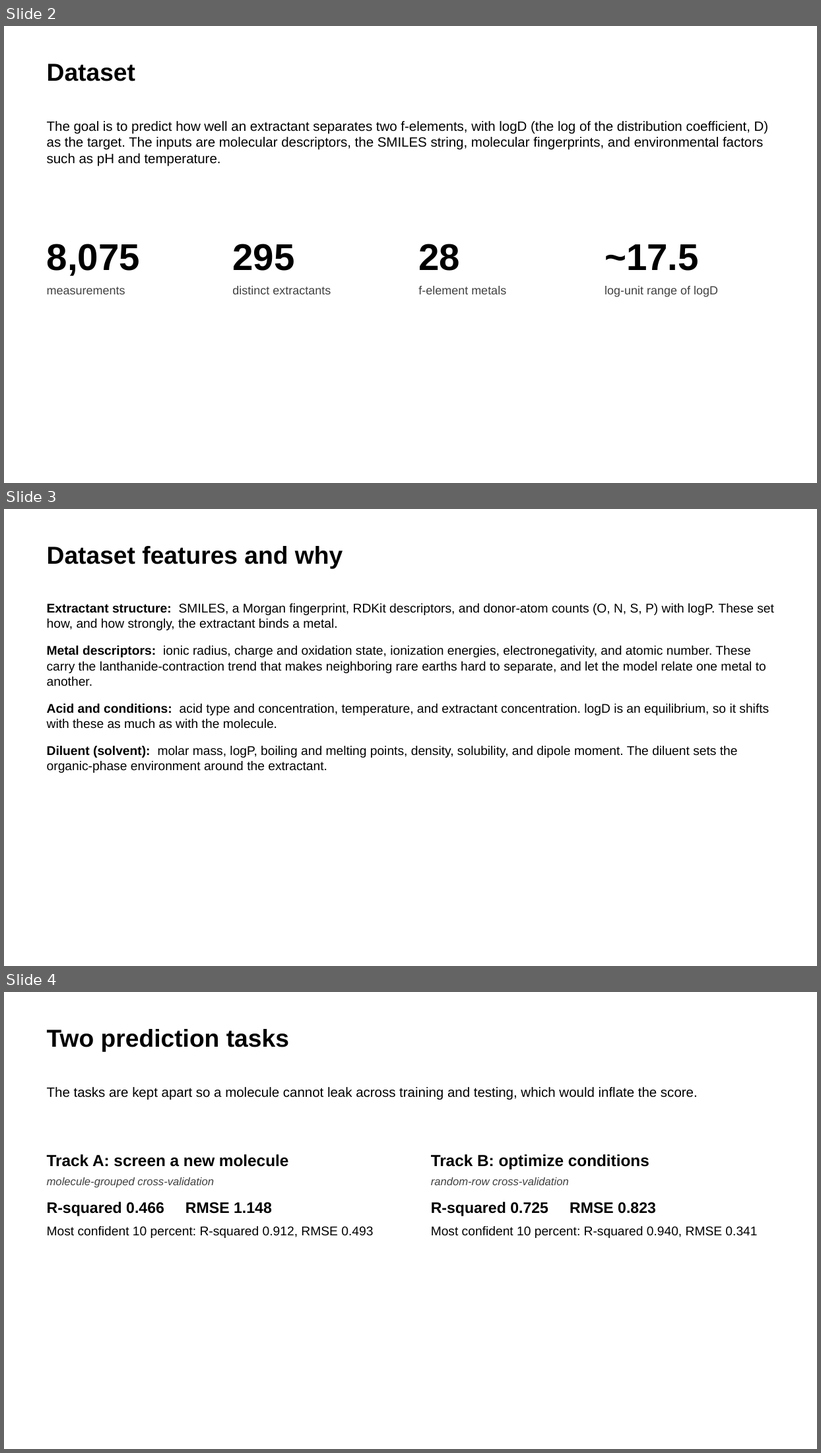
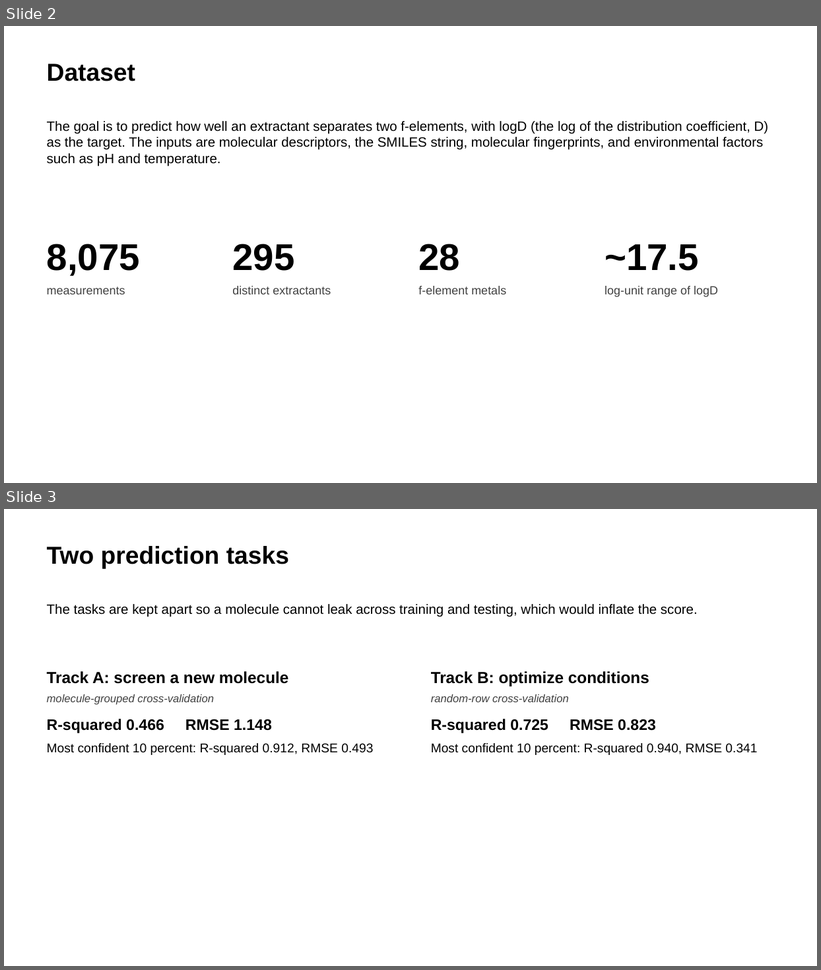
Before and after one commit to SkyEpstein/Machine-learning-to-separate-f-elements-2, a slide deck: docs/REE_Results_Slides_Final.pptx. Shown one above the other, each under a label of ours: slides 2, 3 and 4 before the commit, slides 2 and 3 after it. The pictures are 821x1453 and 821x970 pixels, drawn with LibreOffice and Linux fonts; fonts in the diff are those of the drawing. Boxes give left, top, right and bottom in pixels: in the first picture for what was removed or moved away, otherwise in the second. Text is boxed around its words. In the diff, an @@ line names an element or a change of style, - is before the commit and + after.

```diff
--- a/docs/REE_Results_Slides_Final.pptx
+++ b/docs/REE_Results_Slides_Final.pptx
@@ slide 3 removed at [4,509,817,966], background #FFFFFF @@
@@ text removed at [47,546,343,569] @@
-Dataset features and why
@@ text removed at [47,603,774,773] @@
-Extractant structure: SMILES, a Morgan fingerprint, RDKit descriptors, and donor-atom counts (O, N, S, P) with logP. These set how, and how strongly, the extractant binds a metal.
-Metal descriptors: ionic radius, charge and oxidation state, ionization energies, electronegativity, and atomic number. These carry the lanthanide-contraction trend that makes neighboring rare earths hard to separate, and let the model relate one metal to another.
-Acid and conditions: acid type and concentration, temperature, and extractant concentration. logD is an equilibrium, so it shifts with these as much as with the molecule.
-Diluent (solvent): molar mass, logP, boiling and melting points, density, solubility, and dipole moment. The diluent sets the organic-phase environment around the extractant.
@@ what was slide 4 is now slide 3 @@
```
